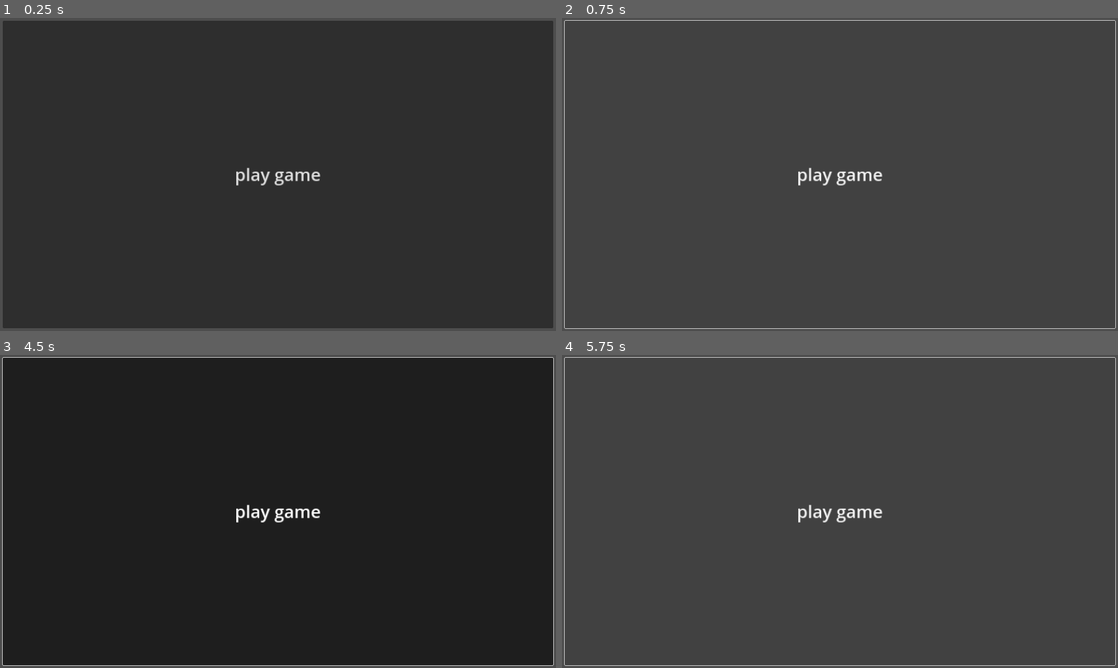
Above: before the commit, frames 1-4 (two rows, left to right).
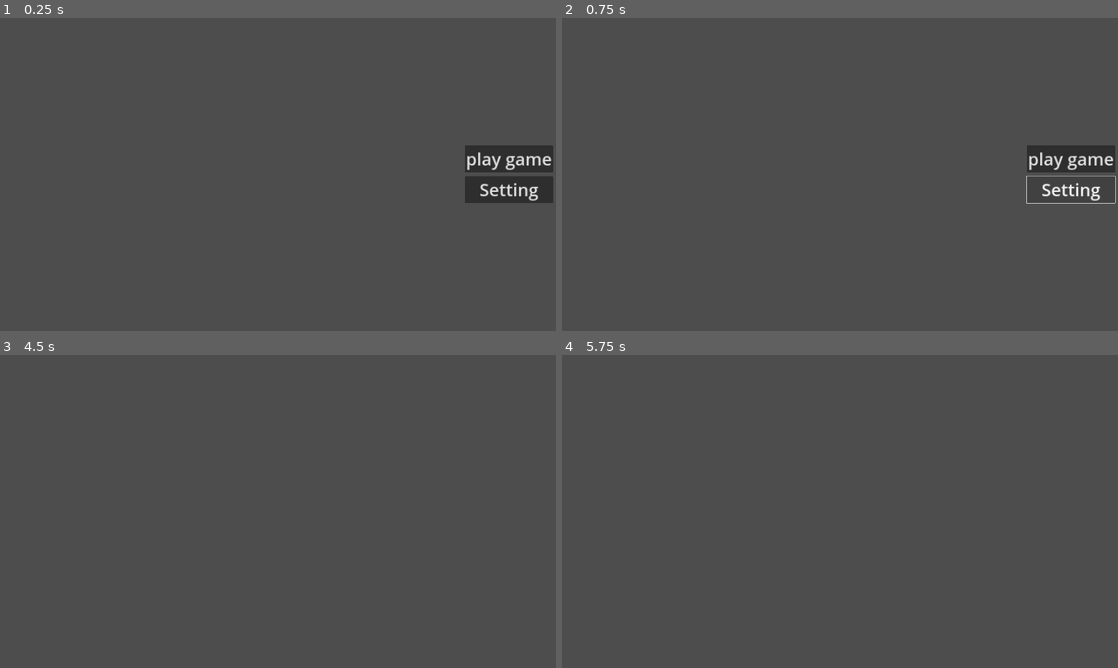
Above: after the commit, the same moments.

Repository: killerlick/creamy-cat-coffy
Game: Godot game, scene res://scenes/menu.tscn
Two runs of this game, one before a commit and one after it. Both use one fixed random seed, a clock stepped at 60 frames per second and the inputs below. The project has no main scene, so this scene is started directly.
Inputs (mouse positions are in pixels of both pictures, inside the frame that each line leads up to):
- Up to frame 1 (0.25 s): no input
- Up to frame 2 (0.75 s): click (1073, 190) at 0.5 s, where only the run after the commit has a clickable "Setting"
- Up to frame 3 (4.5 s): click "play game" at 1.25 s; click (278, 652) at 2 s, where only the run after the commit has a clickable "COZY MODE"; click (467, 652) at 2.75 s, where only the run after the commit has a clickable "CUSTOMIZE"; click (278, 511) at 3.5 s, where only the run before the commit has a clickable "play game"; tap Enter at 4.25 s; move the mouse to (400, 495) at 4.27 s; hold D (Right) from 4.28 s (still down); hold G (spawn_cat) from 4.28 s (still down); click (400, 495) at 4.42 s
- Up to frame 4 (5.75 s): release D (Right) at 5 s; release G (spawn_cat) at 5 s; tap Space at 5 s; drag from (728, 527) to (812, 574) at 5.02 s

The runs differ from the first frame. In frame 1, 95% of the frame differs, in the area x 0-100%, y 0-100%; in frame 2, 1.6%; in frame 3, 98%; in frame 4, 1.0%.

Commit message:
ajout de scene , et fix de bug sur cat

Diff:
--- a/Globals.gd
+++ b/Globals.gd
@@ -19,6 +19,7 @@
 var sound : int = 100
 var money : int = 0
 var upgrades : Array = []
+var day : int = 0
 
 var head : CustomizeItem
 var ears : CustomizeItem
--- a/scenes/Main.tscn
+++ /dev/null
@@ -1,16 +0,0 @@
-[gd_scene load_steps=2 format=3 uid="uid://byswalk8y8o4s"]
-
-[ext_resource type="Script" path="res://scripts/main.gd" id="1_tol0c"]
-
-[node name="Main" type="Node2D"]
-script = ExtResource("1_tol0c")
-
-[node name="background" type="Sprite2D" parent="."]
-
-[node name="Catspawner" type="Node2D" parent="."]
-
-[node name="Counter" type="Node2D" parent="."]
-
-[node name="DrinkStation" type="Node2D" parent="."]
-
-[node name="UI" type="CanvasLayer" parent="."]
--- /dev/null
+++ b/scenes/hub.tscn
@@ -0,0 +1,58 @@
+[gd_scene load_steps=2 format=3 uid="uid://byswalk8y8o4s"]
+
+[ext_resource type="Script" path="res://scripts/main.gd" id="1_baa75"]
+
+[node name="Hub Central" type="Node2D"]
+script = ExtResource("1_baa75")
+
+[node name="CanvasLayer" type="CanvasLayer" parent="."]
+
+[node name="Control" type="Control" parent="CanvasLayer"]
+layout_mode = 3
+anchors_preset = 15
+anchor_right = 1.0
+anchor_bottom = 1.0
+grow_horizontal = 2
+grow_vertical = 2
+size_flags_horizontal = 3
+size_flags_vertical = 3
+mouse_filter = 2
+
+[node name="MarginContainer" type="MarginContainer" parent="CanvasLayer/Control"]
+layout_mode = 1
+anchors_preset = 15
+anchor_right = 1.0
+anchor_bottom = 1.0
+grow_horizontal = 2
+grow_vertical = 2
+theme_override_constants/margin_left = 10
+theme_override_constants/margin_right = 10
+theme_override_constants/margin_bottom = 10
+
+[node name="HBoxContainer" type="HBoxContainer" parent="CanvasLayer/Control/MarginContainer"]
+layout_mode = 2
+size_flags_vertical = 8
+theme_override_constants/separation = 35
+alignment = 2
+
+[node name="start day" type="Button" parent="CanvasLayer/Control/MarginContainer/HBoxContainer"]
+layout_mode = 2
+size_flags_horizontal = 3
+theme_override_font_sizes/font_size = 50
+text = "START DAY"
+
+[node name="cozy mode" type="Button" parent="CanvasLayer/Control/MarginContainer/HBoxContainer"]
+layout_mode = 2
+size_flags_horizontal = 3
+theme_override_font_sizes/font_size = 50
+text = "COZY MODE"
+
+[node name="customize" type="Button" parent="CanvasLayer/Control/MarginContainer/HBoxContainer"]
+layout_mode = 2
+size_flags_horizontal = 3
+theme_override_font_sizes/font_size = 50
+text = "CUSTOMIZE"
+
+[connection signal="button_up" from="CanvasLayer/Control/MarginContainer/HBoxContainer/start day" to="." method="_on_start_day_button_up"]
+[connection signal="button_up" from="CanvasLayer/Control/MarginContainer/HBoxContainer/cozy mode" to="." method="_on_cozy_mode_button_up"]
+[connection signal="button_up" from="CanvasLayer/Control/MarginContainer/HBoxContainer/customize" to="." method="_on_customize_button_up"]
--- a/scenes/level.tscn
+++ b/scenes/level.tscn
@@ -1,8 +1,8 @@
 [gd_scene load_steps=5 format=3 uid="uid://cnkucty37mjr5"]
 
-[ext_resource type="PackedScene" uid="uid://cl3o4tlt4d7sv" path="res://scenes/comptoir.tscn" id="1_ktvs7"]
+[ext_resource type="PackedScene" uid="uid://cl3o4tlt4d7sv" path="res://scenes/objects/comptoir.tscn" id="1_ktvs7"]
 [ext_resource type="Script" path="res://scripts/level.gd" id="1_u1ola"]
-[ext_resource type="PackedScene" uid="uid://qrpje8cifsi8" path="res://scenes/Cuisine.tscn" id="2_curd1"]
+[ext_resource type="PackedScene" uid="uid://qrpje8cifsi8" path="res://scenes/objects/Cuisine.tscn" id="2_curd1"]
 [ext_resource type="PackedScene" uid="uid://byk634q3fq2ju" path="res://scenes/ui.tscn" id="5_paq7c"]
 
 [node name="Level" type="Node2D"]
--- a/scenes/menu.tscn
+++ b/scenes/menu.tscn
@@ -1,4 +1,6 @@
-[gd_scene format=3 uid="uid://cuvoasm7imxt4"]
+[gd_scene load_steps=2 format=3 uid="uid://cuvoasm7imxt4"]
+
+[ext_resource type="Script" path="res://scripts/menu.gd" id="1_ay3n2"]
 
 [node name="Menu" type="Control"]
 layout_mode = 3
@@ -7,6 +9,7 @@
 anchor_bottom = 1.0
 grow_horizontal = 2
 grow_vertical = 2
+script = ExtResource("1_ay3n2")
 
 [node name="MarginContainer" type="MarginContainer" parent="."]
 layout_mode = 1
@@ -20,7 +23,22 @@
 theme_override_constants/margin_right = 10
 theme_override_constants/margin_bottom = 10
 
-[node name="Button" type="Button" parent="MarginContainer"]
+[node name="VBoxContainer" type="VBoxContainer" parent="MarginContainer"]
+layout_mode = 2
+size_flags_horizontal = 8
+theme_override_constants/separation = 13
+alignment = 1
+
+[node name="Button" type="Button" parent="MarginContainer/VBoxContainer"]
 layout_mode = 2
 theme_override_font_sizes/font_size = 60
 text = "play game"
+
+[node name="Setting" type="Button" parent="MarginContainer/VBoxContainer"]
+layout_mode = 2
+theme_override_font_sizes/font_size = 60
+text = "Setting
+"
+
+[connection signal="button_up" from="MarginContainer/VBoxContainer/Button" to="." method="_on_button_button_up"]
+[connection signal="button_up" from="MarginContainer/VBoxContainer/Setting" to="." method="_on_setting_button_up"]
--- a/scenes/Cat.tscn
+++ b/scenes/objects/Cat.tscn
@@ -1,8 +1,11 @@
-[gd_scene load_steps=10 format=3 uid="uid://cw5xrbfnapuyr"]
+[gd_scene load_steps=11 format=3 uid="uid://cw5xrbfnapuyr"]
 
 [ext_resource type="Script" path="res://scripts/cat.gd" id="1_x41no"]
 [ext_resource type="Resource" uid="uid://bibjeivr57ewi" path="res://assets/ressources/cats/lambda.tres" id="2_1o3ih"]
 [ext_resource type="Texture2D" uid="uid://dhjuoxaevqqr1" path="res://icon.svg" id="2_qilwo"]
+
+[sub_resource type="StyleBoxFlat" id="StyleBoxFlat_vsdbq"]
+bg_color = Color(0, 1, 0, 1)
 
 [sub_resource type="RectangleShape2D" id="RectangleShape2D_4yopp"]
 size = Vector2(388, 386)
@@ -124,6 +127,7 @@
 grow_vertical = 2
 size_flags_horizontal = 3
 size_flags_vertical = 3
+theme_override_styles/fill = SubResource("StyleBoxFlat_vsdbq")
 value = 50.0
 fill_mode = 3
 show_percentage = false
--- a/scenes/Cuisine.tscn
+++ b/scenes/objects/Cuisine.tscn
@@ -2,8 +2,8 @@
 
 [ext_resource type="Script" path="res://scripts/cuisine.gd" id="1_i2id2"]
 [ext_resource type="Texture2D" uid="uid://dhjuoxaevqqr1" path="res://icon.svg" id="1_pogff"]
-[ext_resource type="PackedScene" uid="uid://ccslqjb70ioxl" path="res://scenes/drink_spawner.tscn" id="2_aqct5"]
-[ext_resource type="PackedScene" uid="uid://drasliuae4je" path="res://scenes/element_spawner.tscn" id="3_52lpj"]
+[ext_resource type="PackedScene" uid="uid://ccslqjb70ioxl" path="res://scenes/objects/drink_spawner.tscn" id="2_aqct5"]
+[ext_resource type="PackedScene" uid="uid://drasliuae4je" path="res://scenes/objects/element_spawner.tscn" id="3_52lpj"]
 [ext_resource type="Resource" uid="uid://b0nv2musutd7u" path="res://assets/ressources/glass/medium.tres" id="3_xq3wu"]
 [ext_resource type="Resource" uid="uid://5dpib0nxx7nk" path="res://assets/ressources/addon/seed.tres" id="4_4wcvm"]
 [ext_resource type="Resource" uid="uid://b64tu0t5f4ah4" path="res://assets/ressources/glass/large.tres" id="4_lyqfh"]
--- a/scenes/drink_spawner.tscn
+++ b/scenes/objects/drink_spawner.tscn
@@ -1,7 +1,7 @@
 [gd_scene load_steps=6 format=3 uid="uid://ccslqjb70ioxl"]
 
 [ext_resource type="Script" path="res://scripts/drink_spawner.gd" id="1_ydrfp"]
-[ext_resource type="PackedScene" uid="uid://y2ox1ugtgjyo" path="res://scenes/Drink.tscn" id="2_ynvmd"]
+[ext_resource type="PackedScene" uid="uid://y2ox1ugtgjyo" path="res://scenes/objects/Drink.tscn" id="2_ynvmd"]
 [ext_resource type="Resource" uid="uid://c2lmpjh1553w4" path="res://assets/ressources/glass/small.tres" id="3_7evxo"]
 [ext_resource type="Texture2D" uid="uid://dhjuoxaevqqr1" path="res://icon.svg" id="3_nwbfk"]
 
--- a/scenes/element_spawner.tscn
+++ b/scenes/objects/element_spawner.tscn
@@ -1,7 +1,7 @@
 [gd_scene load_steps=6 format=3 uid="uid://drasliuae4je"]
 
 [ext_resource type="Script" path="res://scripts/element_spawner.gd" id="1_7j0xf"]
-[ext_resource type="PackedScene" uid="uid://p1131hlhick1" path="res://scenes/element_spawned.tscn" id="2_33jej"]
+[ext_resource type="PackedScene" uid="uid://p1131hlhick1" path="res://scenes/objects/element_spawned.tscn" id="2_33jej"]
 [ext_resource type="Texture2D" uid="uid://dhjuoxaevqqr1" path="res://icon.svg" id="2_vmhxm"]
 [ext_resource type="Resource" uid="uid://b8otrg3gnwq6f" path="res://assets/ressources/addon/boba.tres" id="3_sxm0i"]
 
--- a/scripts/cat.gd
+++ b/scripts/cat.gd
@@ -14,6 +14,7 @@
 var at_quarter : bool = false
 
 var cat_sprite : Sprite2D = Sprite2D.new()
+var fill_style = StyleBoxFlat.new()
 
 
 @onready var timer : Timer = $patience
@@ -45,10 +46,14 @@
 
 		if(ratio <= 0.2 and cat_mood != Globals.CAT_MOOD.BAD ):
 			cat_mood = Globals.CAT_MOOD.BAD
+			update_color(Color.RED)
 		elif(ratio <= 0.5 and cat_mood == Globals.CAT_MOOD.GOOD ):
 			cat_mood = Globals.CAT_MOOD.MID
+			update_color(Color.YELLOW)
 
-
+func update_color(color : Color):
+	fill_style.bg_color = color
+	bar_attente.add_theme_stylebox_override("fill" , fill_style)
 
 func receive_drink(drink : DrinkData) -> void:
 	var good_command = drink.is_equal(drink_wanted)
@@ -67,7 +72,7 @@
 
 func get_bad_command() -> void:
 	print("mauvaise commande")
-	timer.start(max(timer.time_left -4.0 , 0,0))
+	timer.start(max(timer.time_left -4.0 , 0.0))
 
 func quitting()->void:
 	animation.play("quit")
--- a/scripts/level.gd
+++ b/scripts/level.gd
@@ -20,7 +20,7 @@
 var slots_state : Array #letat des differents espace disponible
 
 func _ready() -> void:
-	cat_structure = preload("res://scenes/Cat.tscn")
+	cat_structure = preload("res://scenes/objects/Cat.tscn")
 	var nodes = get_tree().get_nodes_in_group("chats_"+str(slot_available))
 	for node in nodes:
 		slots_state.append({
--- a/scripts/main.gd
+++ b/scripts/main.gd
@@ -1,7 +1,17 @@
 extends Node2D
 
-var score := 0
-var day := 1
 
 func _ready() -> void:
-	print("cat café - jour ",day)
+	print("cat café - jour ",Globals.day)
+
+
+func _on_start_day_button_up() -> void:
+	get_tree().change_scene_to_file("res://scenes/level.tscn")
+
+
+func _on_cozy_mode_button_up() -> void:
+	pass # Replace with function body.
+
+
+func _on_customize_button_up() -> void:
+	get_tree().change_scene_to_file("res://scenes/customize.tscn") # Replace with function body.
--- /dev/null
+++ b/scripts/menu.gd
@@ -0,0 +1,18 @@
+extends Control
+
+
+# Called when the node enters the scene tree for the first time.
+func _ready() -> void:
+	pass # Replace with function body.
+
+
+# Called every frame. 'delta' is the elapsed time since the previous frame.
+func _process(delta: float) -> void:
+	pass
+
+
+func _on_button_button_up() -> void:
+	get_tree().change_scene_to_file("res://scenes/hub.tscn")
+
+func _on_setting_button_up() -> void:
+	pass # Replace with function body.
Renamed: scenes/Drink.tscn -> scenes/objects/Drink.tscn
Renamed: scenes/comptoir.tscn -> scenes/objects/comptoir.tscn
Renamed: scenes/element_spawned.tscn -> scenes/objects/element_spawned.tscn
Renamed: scenes/main_character.tscn -> scenes/objects/main_character.tscn
